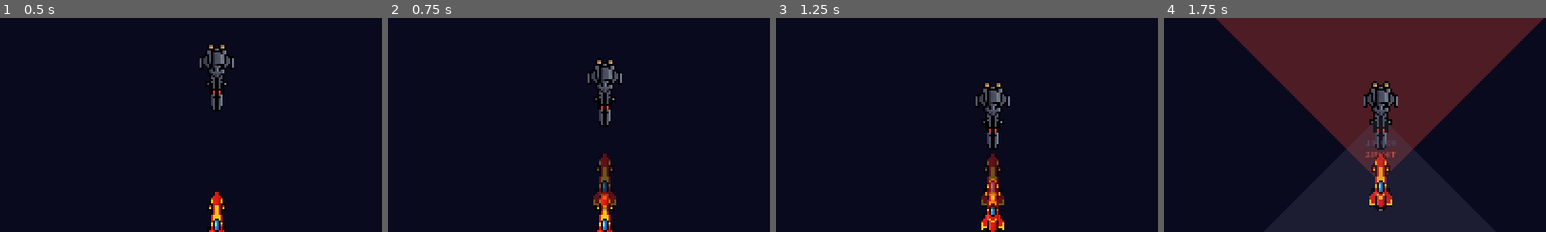
Above: before the commit, frames 1-4 (left to right).
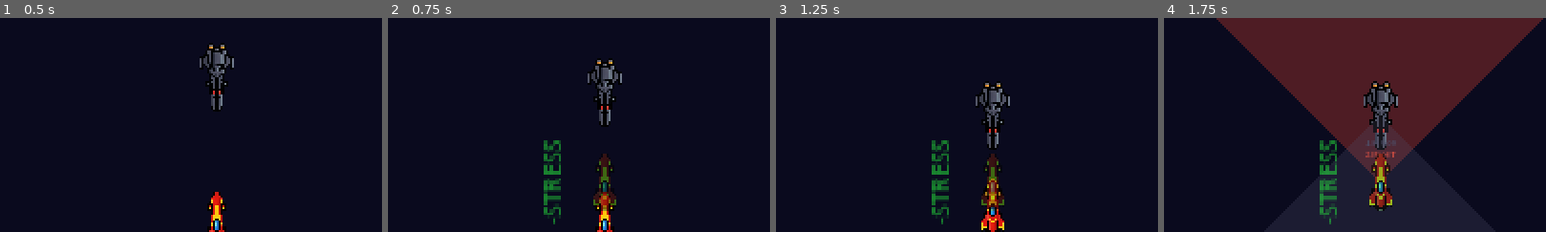
Above: after the commit, the same moments.

Repository: kavemankai/JaggedBuild
Game: Godot game, scene res://scenes/Main.tscn
Same seed, same stepped clock (60 frames per second), same inputs: the game is played once before the commit and once after it.
Inputs (mouse positions are % of the whole screen's width and height, from its top left):
- Up to frame 1 (0.5 s): no input
- Up to frame 2 (0.75 s): click "STRAIGHT 1" at 0.5 s
- Up to frame 3 (1.25 s): no input
- Up to frame 4 (1.75 s): tap Enter at 1.25 s; move the mouse to (72, 45) at 1.27 s
The pictures show only the part of the screen within x 22-72%, y 19-69%; the shares and areas given below are measured in that part.

Frame 1 is identical in both runs. In frame 2, 1.8% of the frame differs, in the area x 40-60%, y 57-97%; in frame 3, 1.7%; in frame 4, 1.7%.

Commit message:
Ghost preview shows stress effect (red/green tint + label)
Co-Authored-By: Claude Sonnet 4.6 <noreply@anthropic.com>

Diff:
--- a/scenes/GhostShip.tscn
+++ b/scenes/GhostShip.tscn
@@ -14,6 +14,14 @@
 scale = Vector2(3, 3)
 texture_filter = 1
 
+[node name="StressLabel" type="Label" parent="GhostBody"]
+offset_left = -52.0
+offset_top = -48.0
+offset_right = 52.0
+offset_bottom = -30.0
+text = ""
+horizontal_alignment = 1
+
 [node name="ArcLine" type="Line2D" parent="."]
 default_color = Color(1.0, 0.3, 0.2, 0.6)
 width = 2.0
--- a/scripts/GhostShip.gd
+++ b/scripts/GhostShip.gd
@@ -2,6 +2,7 @@
 
 @onready var ghost_body: Sprite2D = $GhostBody
 @onready var arc_line: Line2D = $ArcLine
+@onready var _stress_label: Label = $GhostBody/StressLabel
 
 
 func update_preview(ship_pos: Vector2, ship_rot: float, maneuver: Maneuver, accent: Color = Color(0.2, 0.5, 1.0, 1.0)) -> void:
@@ -15,6 +16,20 @@
 	ghost_body.global_position = end_state["position"]
 	ghost_body.rotation = end_state["rotation"] + deg_to_rad(-90.0)
 
+	var move_color: String = ManeuverSystem.get_maneuver_color(maneuver.bearing)
+	match move_color:
+		"RED":
+			ghost_body.modulate = Color(1.0, 0.45, 0.45, 0.5)
+			_stress_label.text = "+STRESS"
+			_stress_label.add_theme_color_override("font_color", Color(1.0, 0.35, 0.35, 1.0))
+		"GREEN":
+			ghost_body.modulate = Color(0.45, 1.0, 0.55, 0.5)
+			_stress_label.text = "-STRESS"
+			_stress_label.add_theme_color_override("font_color", Color(0.35, 1.0, 0.45, 1.0))
+		_:
+			ghost_body.modulate = Color(1.0, 1.0, 1.0, 0.4)
+			_stress_label.text = ""
+
 	arc_line.default_color = Color(accent.r, accent.g, accent.b, 0.6)
 
 	var world_pts: Array = ManeuverSystem.generate_arc_points(ship_pos, ship_rot, maneuver)
@@ -26,3 +41,5 @@
 
 func clear_preview() -> void:
 	visible = false
+	ghost_body.modulate = Color(1.0, 1.0, 1.0, 0.4)
+	_stress_label.text = ""
